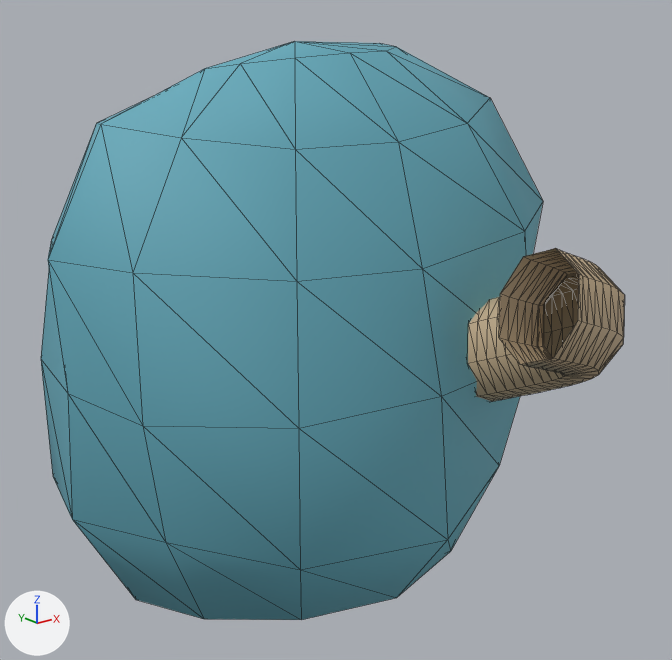
Before and after pictures for a commit that changed the glTF model public/models/neonate/right_hamate.glb.
One viewpoint serves both versions: a 50 mm camera at (-0.0322, -0.0412, 0.0175) aimed at (0.0007, -0.0001, 0.0011). The lights are fixed; the arrows at lower left show +X, +Y and +Z. The older version comes first. Mesh edges are drawn as thin lines. Vertices at exactly the same position are counted once.

In view in the first picture: 'right_hamate:body', 'right_hamate:hook'.
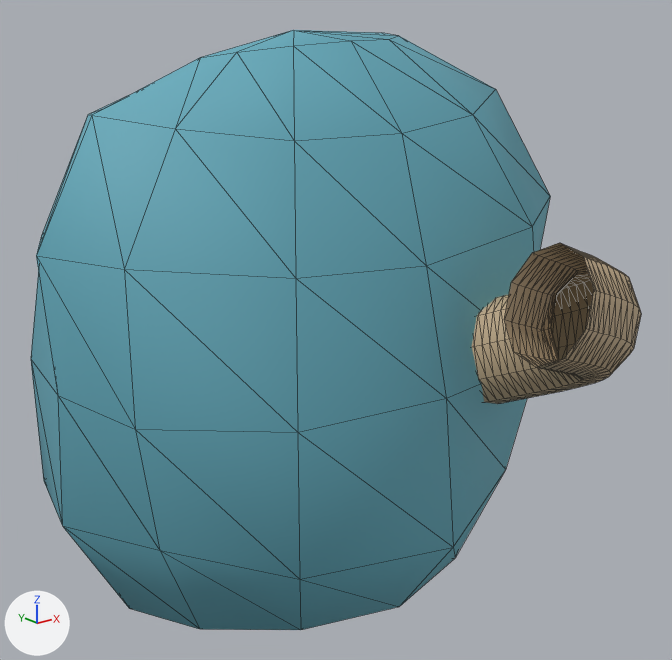
ob_right_hamate is not drawn itself; it is the parent of ob_right_hamate_components.

Boxes [x1, y1, x2, y2] around the edits, measured in the pictures (672 x 660 px):
'right_hamate:body', rescaled: before [41, 41, 543, 620]; after [31, 30, 550, 630]
'right_hamate:hook', reshaped, rescaled (8% wider): before [468, 248, 625, 402]; after [472, 243, 641, 404]

Edits to the bpy script that builds the scene:
```text
Change me_mesh_1:
    used by ob_right_hamate_hook; parent = ob_right_hamate_components; location = (0.0, 0.0, 0.0)
    remove me_mesh_1.from_pydata(...)  # 200 vertices, 384 faces; spans x 0.023..0.254, y -0.648..-0.271, z -0.067..0.195
    add me_mesh_1.from_pydata(...)  # 330 vertices, 640 faces; spans x 0.021..0.253, y -0.647..-0.272, z -0.067..0.195
    me_mesh_1 part 1: 182 vertices removed from x 0.023..0.254, y -0.648..-0.271, z -0.062..0.195; 312 vertices added at x 0.021..0.253, y -0.647..-0.272, z -0.063..0.195
Change ob_right_hamate:
    ob_right_hamate.scale: (0.0368, 0.0288, 0.0417) -> (0.038, 0.0298, 0.0431)
```
